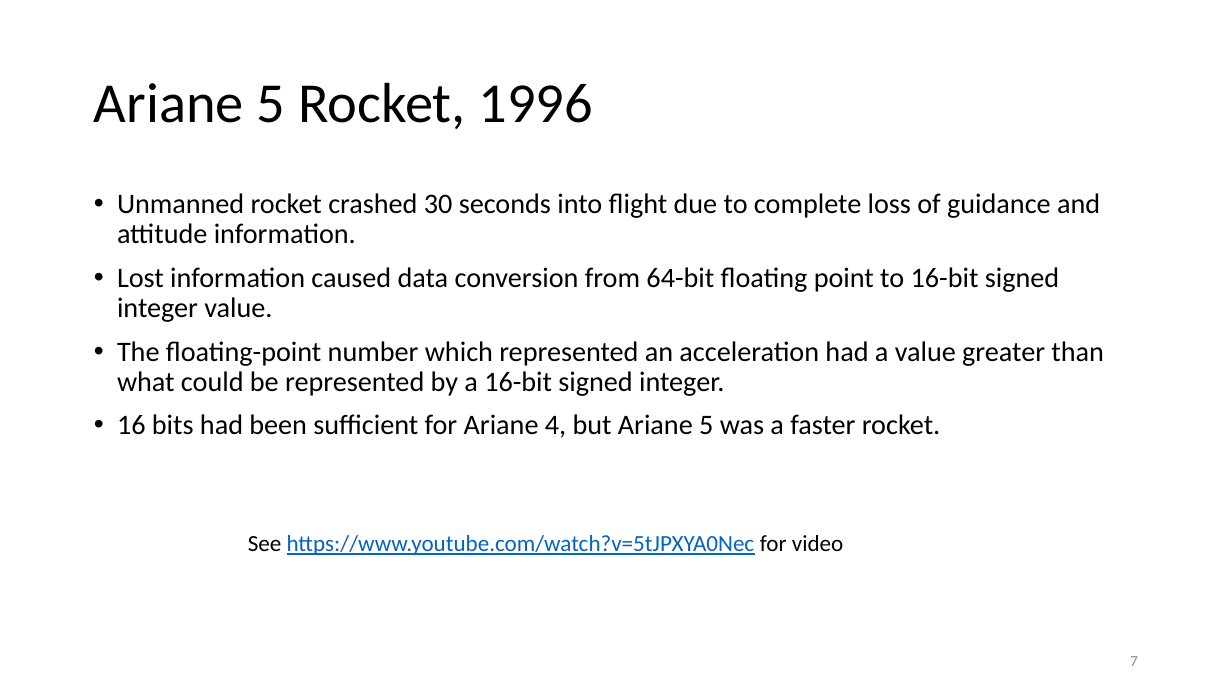
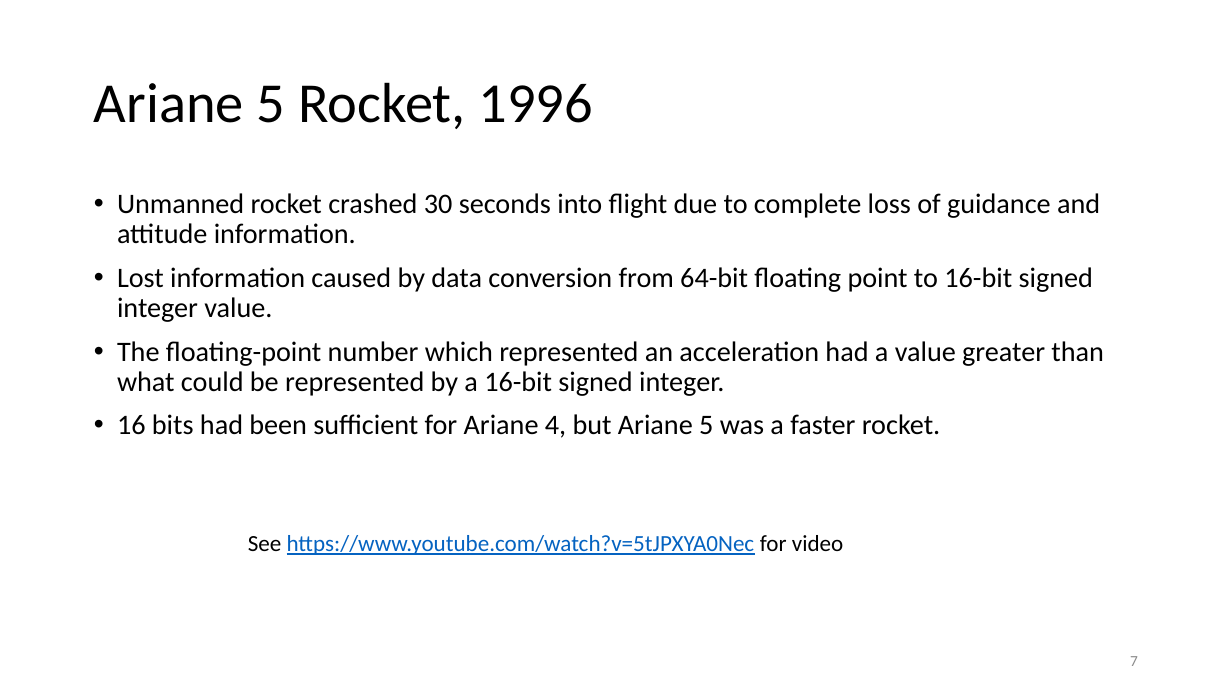
Before and after one commit to kthanasi-git/SW_Engineering, a slide deck: slide 7 of SOFTWARE ENGINEERING/SLIDES/13- Introduction to Software Testing.pptx. Drawn at 1232x693 pixels with LibreOffice and Linux fonts; fonts in the diff are those of the drawing. Boxes give left, top, right and bottom in pixels: in the first picture for what was removed or moved away, otherwise in the second. Text is boxed around its words. In the diff, an @@ line names an element or a change of style, - is before the commit and + after.

```diff
--- a/SOFTWARE ENGINEERING/SLIDES/13- Introduction to Software Testing.pptx
+++ b/SOFTWARE ENGINEERING/SLIDES/13- Introduction to Software Testing.pptx
@@ text at (x1=117, y1=267, x2=1093, y2=322): text changed @@
-• Lost information caused data conversion from 64-bit floating point to 16-bit signed integer value.
+• Lost information caused by data conversion from 64-bit floating point to 16-bit signed integer value.
```
Also in this commit, not shown: 6 other slides changed, 8 slides added, 9 slides removed, 5 other files.
